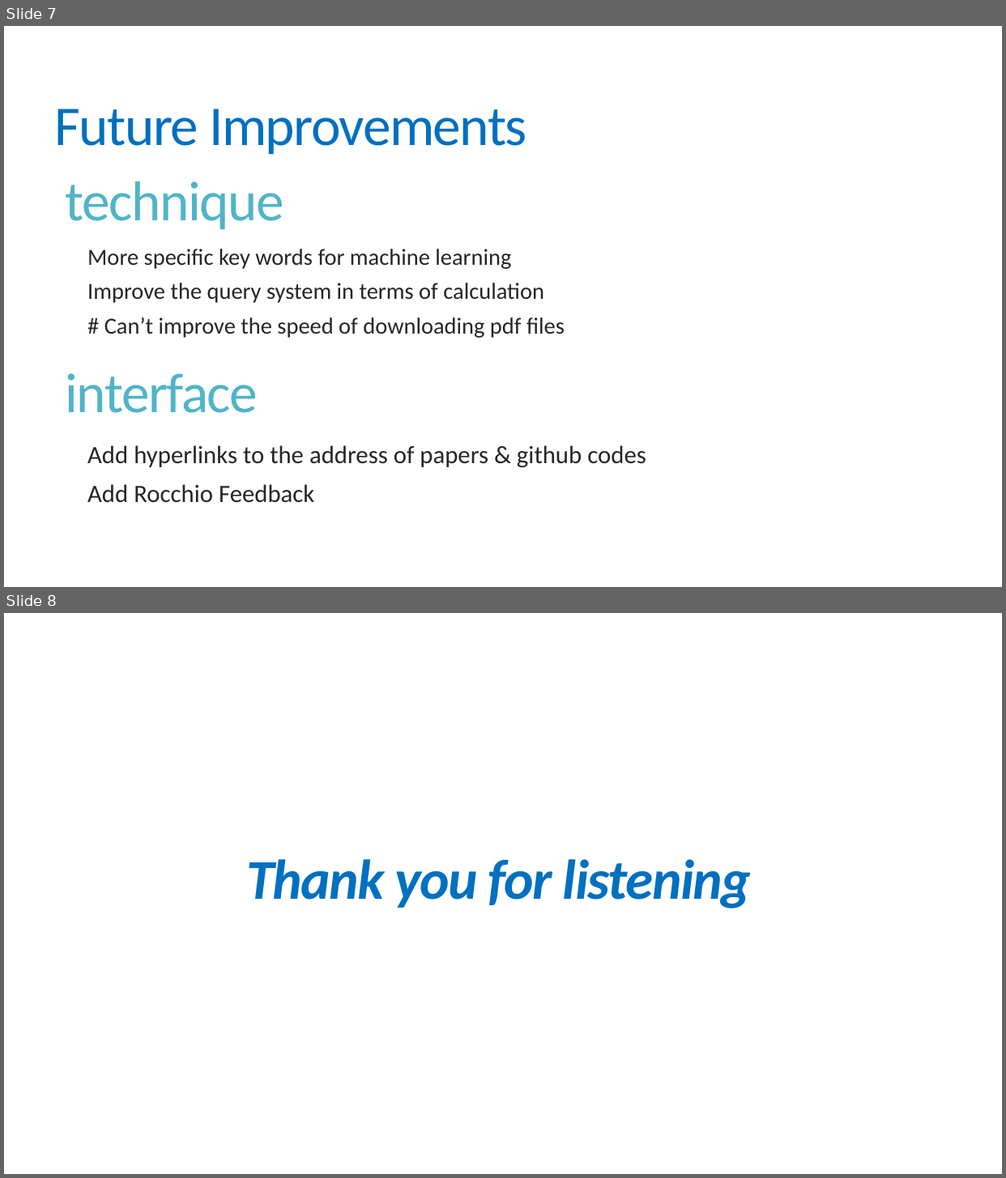
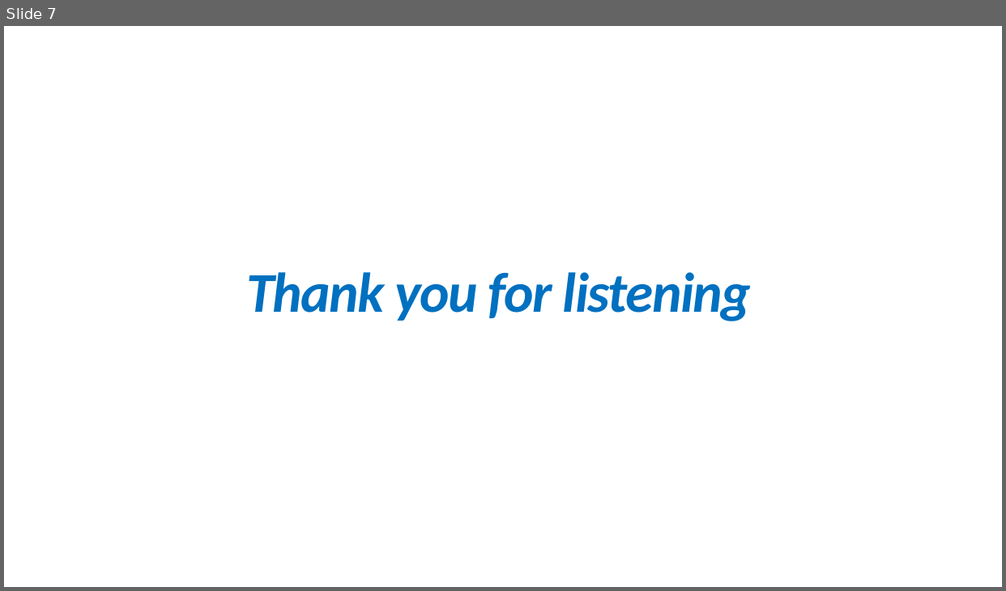
Before and after one commit to alousu0612/WordCloud, a slide deck: Query-System-ideas-for-final.pptx. Shown one above the other, each under a label of ours: slides 7 and 8 before the commit, slide 7 after it. The pictures are 1006x1178 and 1006x591 pixels, drawn with LibreOffice and Linux fonts; fonts in the diff are those of the drawing. Boxes give left, top, right and bottom in pixels: in the first picture for what was removed or moved away, otherwise in the second. Text is boxed around its words. In the diff, an @@ line names an element or a change of style, - is before the commit and + after.

```diff
--- a/Query-System-ideas-for-final.pptx
+++ b/Query-System-ideas-for-final.pptx
@@ slide 7 removed at (x1=4, y1=26, x2=1002, y2=587), background #FFFFFF @@
@@ text removed at (x1=55, y1=109, x2=527, y2=155) @@
-Future Improvements
@@ title removed at (x1=66, y1=182, x2=284, y2=229) @@
-technique
@@ text removed at (x1=87, y1=249, x2=565, y2=338) @@
-  More specific key words for machine learning
-  Improve the query system in terms of calculation
-  # Can’t improve the speed of downloading pdf files
@@ text removed at (x1=66, y1=373, x2=258, y2=413) @@
-interface
@@ text removed at (x1=87, y1=446, x2=646, y2=503) @@
-  Add hyperlinks to the address of papers & github codes
-  Add Rocchio Feedback
@@ what was slide 8 is now slide 7 @@
```
Also in this commit, not shown: 1 slide changed, 12 other files.
